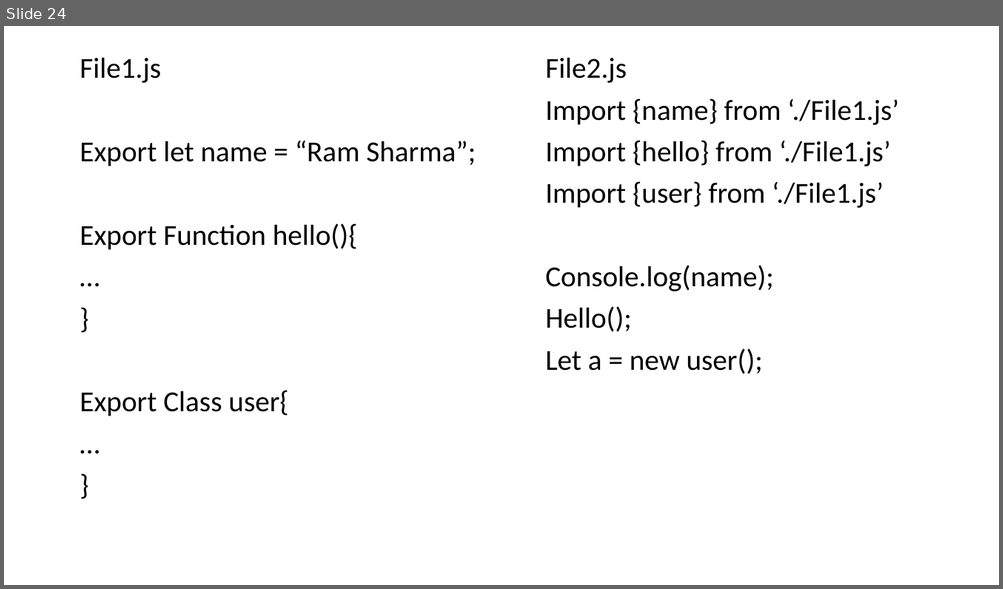
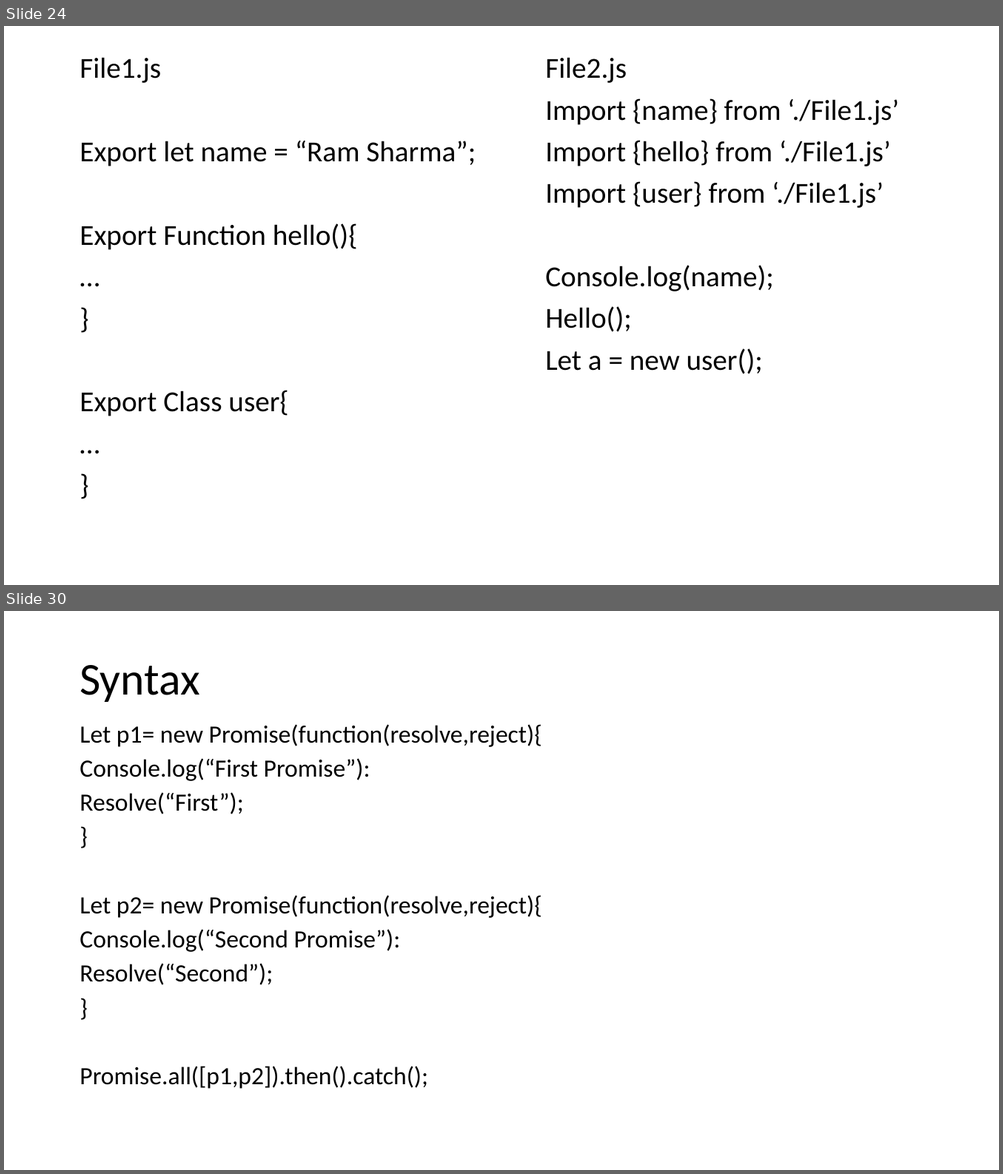
Before and after one commit to PiyushChaturvedii/Batch04, a slide deck: AdvanceJavaScript.pptx. Shown one above the other, each under a label of ours: slide 24 before the commit, slides 24 and 30 after it; the slides between them are not shown. The pictures are 1003x589 and 1003x1174 pixels, drawn with LibreOffice and Linux fonts; fonts in the diff are those of the drawing. Boxes give left, top, right and bottom in pixels: in the first picture for what was removed or moved away, otherwise in the second. Text is boxed around its words. In the diff, an @@ line names an element or a change of style, - is before the commit and + after.

```diff
--- a/AdvanceJavaScript.pptx
+++ b/AdvanceJavaScript.pptx
@@ slide 30 added at (4, 611, 999, 1170), background #FFFFFF @@
@@ title added at (79, 665, 200, 702), 44 pt, text #000000 @@
+Syntax
@@ text added at (79, 724, 542, 1089), 24 pt, text #000000 @@
+Let p1= new Promise(function(resolve,reject){
+Console.log(“First Promise”):
+Resolve(“First”);
+}
+Let p2= new Promise(function(resolve,reject){
+Console.log(“Second Promise”):
+Resolve(“Second”);
+}
+Promise.all([p1,p2]).then().catch();
```
Also in this commit, not shown: 9 other slides added, 8 other files.
